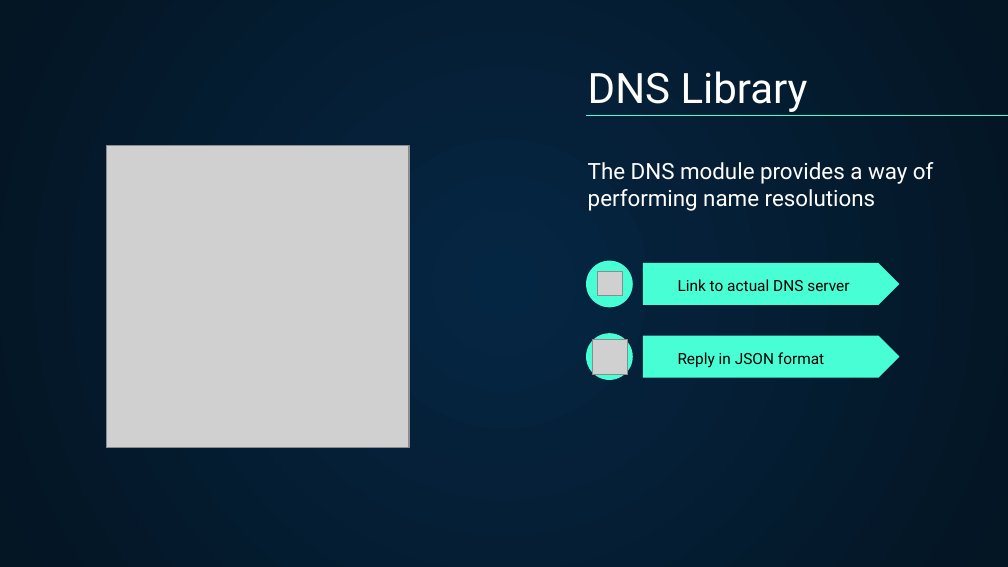
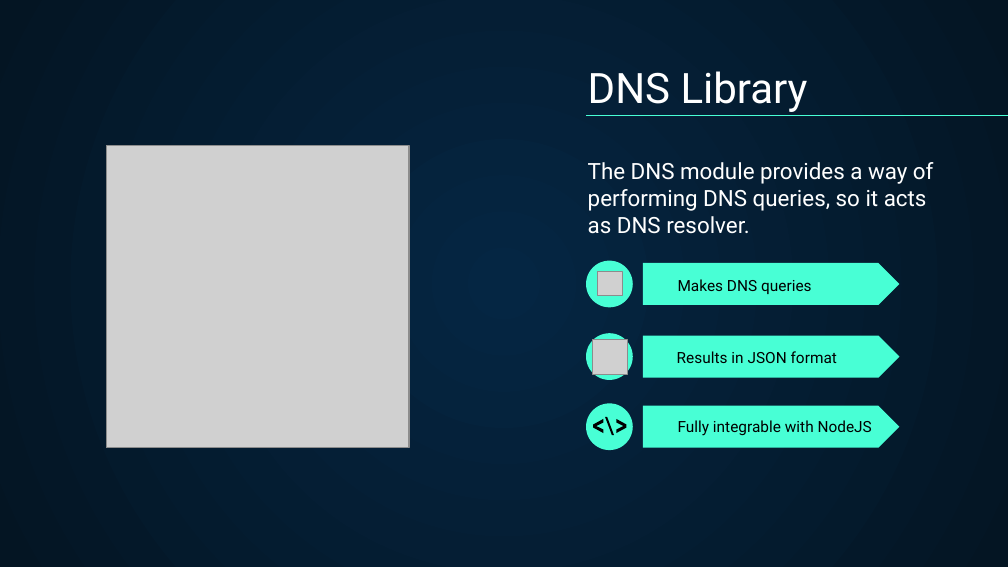
Before and after one commit to andberto/DNSolver, a slide deck: slide 5 of DNSolver.pptx. Drawn at 1008x567 pixels with LibreOffice and Linux fonts; fonts in the diff are those of the drawing; grey boxes stand for pictures. Boxes give left, top, right and bottom in pixels: in the first picture for what was removed or moved away, otherwise in the second. Text is boxed around its words. In the diff, an @@ line names an element or a change of style, - is before the commit and + after.

```diff
--- a/DNSolver.pptx
+++ b/DNSolver.pptx
@@ subtitle at [588,162,934,234]: text changed @@
-The DNS module provides a way of performing name resolutions
+The DNS module provides a way of performing DNS queries, so it acts as DNS resolver.
@@ text at [678,279,812,294]: text changed @@
-Link to actual DNS server
+Makes DNS queries
@@ text at [677,351,837,363]: text changed @@
-Reply in JSON format
+Results in JSON format
@@ ellipse added at [586,403,632,450], fill #48FFD5 @@
@@ freeform shape added at [593,419,603,433], fill #000000 @@
@@ freeform shape added at [605,417,614,435], fill #000000 @@
@@ freeform shape added at [616,419,626,433], fill #000000 @@
@@ pentagon arrow added at [643,406,899,449], fill #48FFD5 @@
@@ text added at [678,420,872,436], 11 pt, text #000000 @@
+Fully integrable with NodeJS
```
Also in this commit, not shown: 5 other slides changed, 1 other file.
